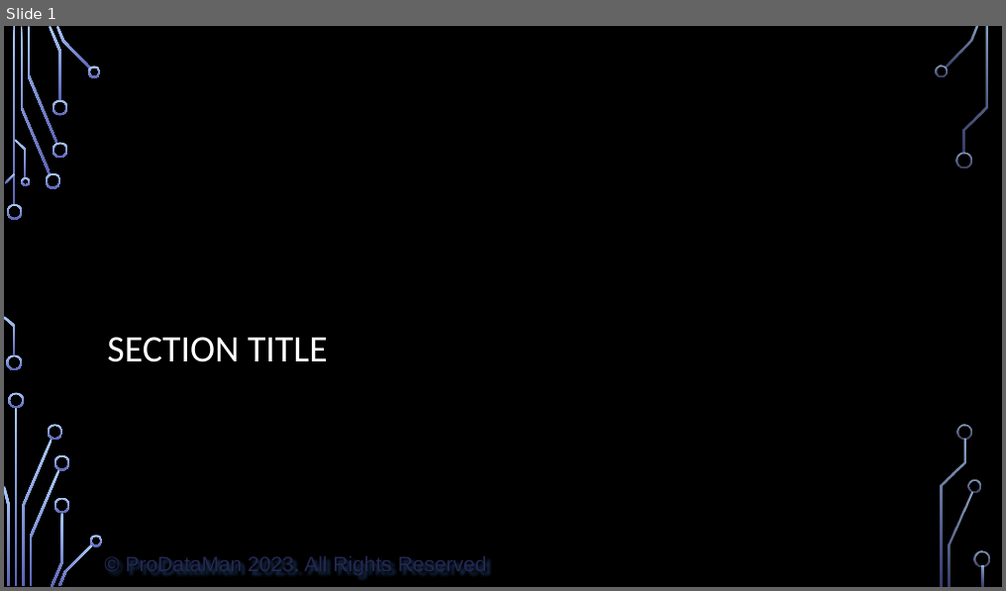
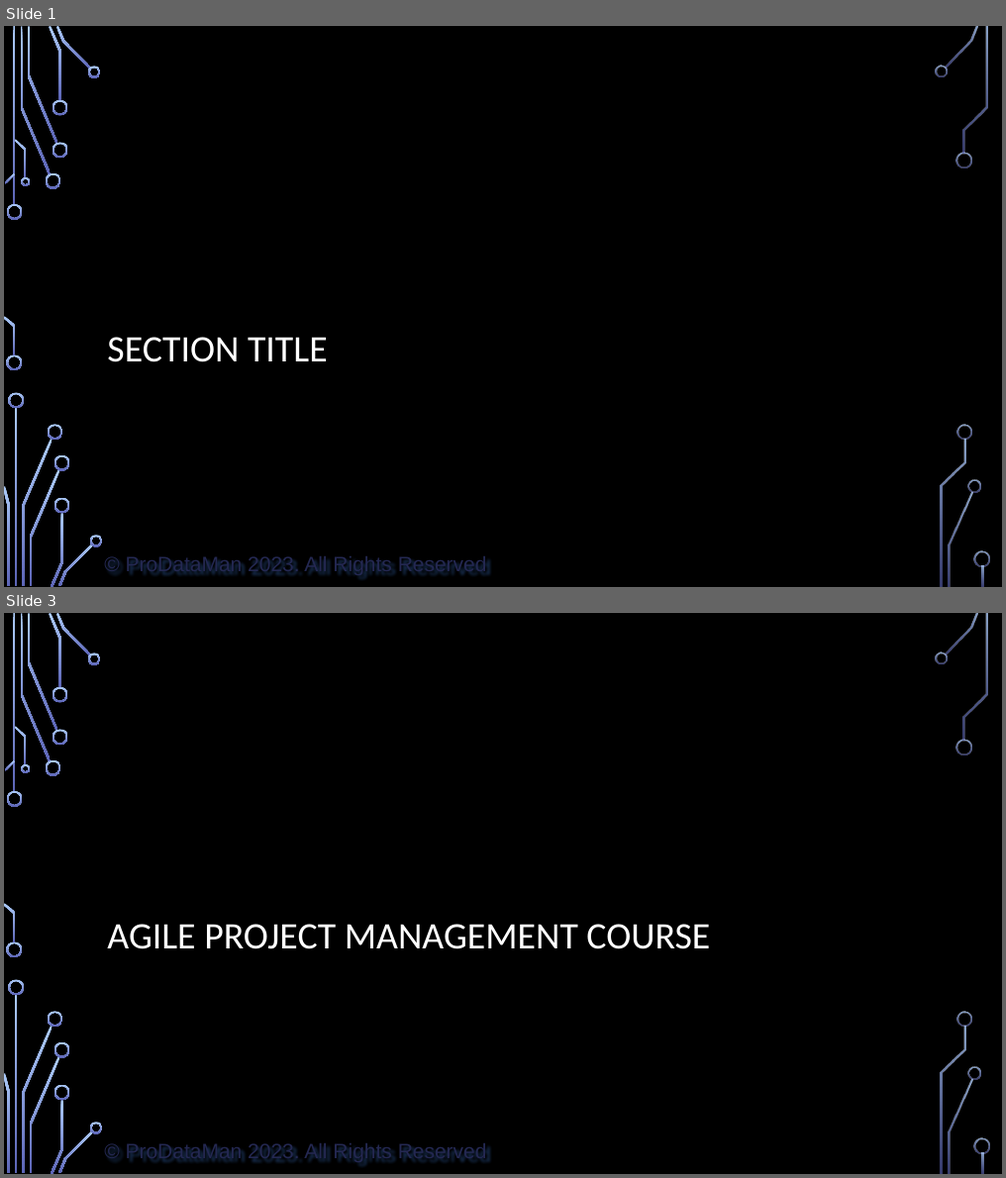
Before and after one commit to ProDataMan/Course-Outlines, a slide deck: Sample PowerPoint with Notes.pptx. Shown one above the other, each under a label of ours: slide 1 before the commit, slides 1 and 3 after it; the slides between them are not shown. The pictures are 1006x591 and 1006x1178 pixels, drawn with LibreOffice and Linux fonts; fonts in the diff are those of the drawing; background and template pictures are left out. Boxes give left, top, right and bottom in pixels: in the first picture for what was removed or moved away, otherwise in the second. Text is boxed around its words. In the diff, an @@ line names an element or a change of style, - is before the commit and + after.

```diff
--- a/Sample PowerPoint with Notes.pptx
+++ b/Sample PowerPoint with Notes.pptx
@@ slide 3 added at [4, 613, 1002, 1174], background picture (left out); not listed: 37 template elements that a slide beside it also shows @@
@@ title added at [107, 924, 710, 950], 27 pt, text #FFFFFF @@
+AGILE PROJECT MANAGEMENT COURSE
```
Also in this commit, not shown: 1 slide changed, 20 other slides added, 4 slides removed, 3 other files.
